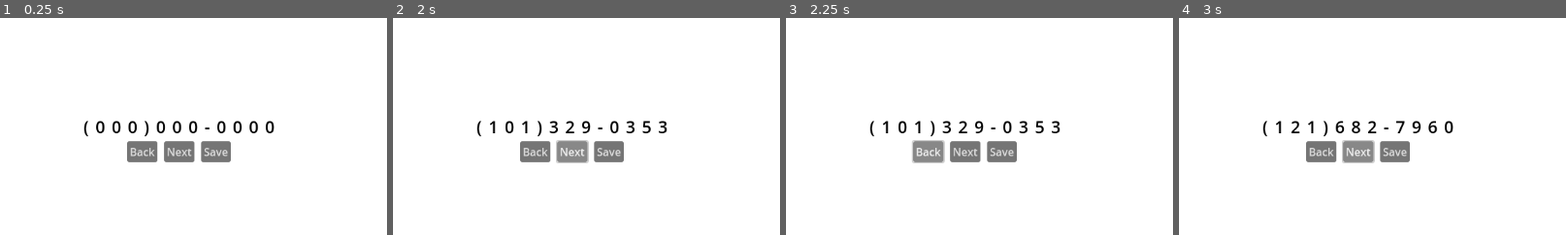
Above: before the commit, frames 1-4 (left to right).
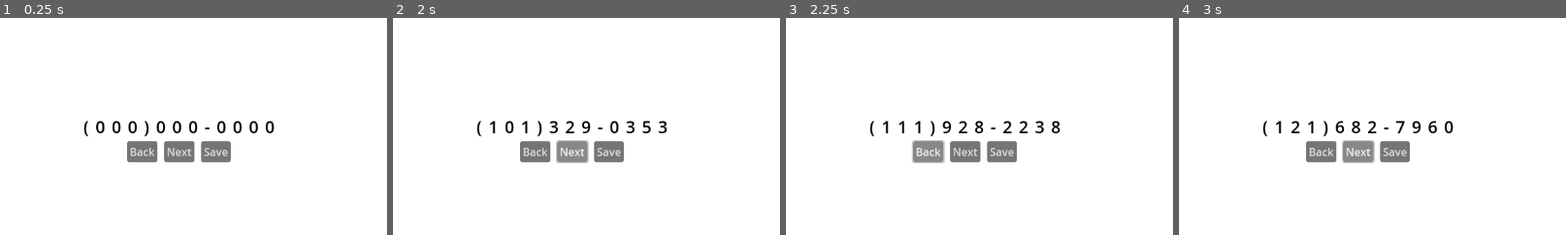
Above: after the commit, the same moments.

Repository: mjcampos/phone_number_entry
Game: Godot game, scene res://MainView/main_view.tscn
The game is run twice, just before and just after one commit, with the same random seed, the same clock (stepped at 60 frames per second) and the same inputs.
Inputs:
- Up to frame 1 (0.25 s): no input
- Up to frame 2 (2 s): click "Next" at 0.5 s; click "Next" at 1.25 s
- Up to frame 3 (2.25 s): click "Back" at 2 s
- Up to frame 4 (3 s): click "Next" at 2.75 s
The pictures show only the part of the screen within x 27-77%, y 22-72%; the shares and areas given below are measured in that part.

Frames 1-2 are identical in both runs. In frame 3, 0.5% of the frame differs, in the area x 29-71%, y 47-54%; in frame 4, nothing differs.

Commit message:
- Updated next actions - Setup back actions

Diff:
--- a/MainView/main_view.gd
+++ b/MainView/main_view.gd
@@ -14,34 +14,54 @@
 var generated_numbers: Array = []
 var digits_label_array: Array = []
 
+const phone_numbers_min = 1000000000
+const phone_numbers_max := 9999999999
+
 func _ready() -> void:
 	digits_label_array = [digit, digit_2, digit_3, digit_4, digit_5, digit_6, digit_7, digit_8, digit_9, digit_10]
 
-func _on_next_button_pressed() -> void:
-	var digits_array = generate_random_phone_number_digits()
-
-	for i in digits_label_array.size():
-		digits_label_array[i].text = str(digits_array[i])
-
-func generate_random_phone_number_digits():
+func display_phone_number(phone_number: int) -> void:
 	# Initialize an empty array to store digits
 	var digits_array: Array = []
 
+	# Convert the number to a string array
+	var number_str := str(phone_number)
+
+	# Iterate over each character in the string
+	for i in range(number_str.length()):
+		# Convert the character back to an integer and append it to the array
+		digits_array.append(number_str[i])
+
+	# Display digits array
+	for i in digits_label_array.size():
+		digits_label_array[i].text = digits_array[i]
+
+func _on_next_button_pressed() -> void:
+	var success = generate_random_phone_number_digits()
+
+	if success:
+		# Get recent number and pass it for display
+		display_phone_number(generated_numbers[-1])
+
+func generate_random_phone_number_digits() -> bool:
 	# Loop until return unique array of digits
-	while true:
+	while generated_numbers.size() <  phone_numbers_max:
 		# Generate a random 10-digit number
-		var random_number := randi_range(1000000000, 9999999999)
+		var random_number := randi_range(phone_numbers_min, phone_numbers_max)
 
 		if random_number not in generated_numbers:
 			# Save unique number
 			generated_numbers.append(random_number)
 
-			# Conver the number to a string
-			var number_str := str(random_number)
+			return true
 
-			# Iterate over each character in the string
-			for i in range(number_str.length()):
-				# Convert the character back to an integer and append it to the array
-				digits_array.append(number_str[i].to_int())
+	return false
 
-			return digits_array
+func _on_back_button_pressed() -> void:
+	# Clear the current number from history
+	generated_numbers.pop_back()
+
+	# Grab the previous number
+	var previous_number = generated_numbers.pop_back()
+
+	display_phone_number(previous_number)
--- a/MainView/main_view.tscn
+++ b/MainView/main_view.tscn
@@ -158,4 +158,5 @@
 size_flags_horizontal = 4
 text = "Save"
 
+[connection signal="pressed" from="VBoxContainer/ButtonsContainer/BackButton" to="." method="_on_back_button_pressed"]
 [connection signal="pressed" from="VBoxContainer/ButtonsContainer/NextButton" to="." method="_on_next_button_pressed"]
